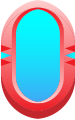
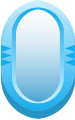
Layers edited between the first and the second (75, 120) image:
painted on "Objeto inteligente vectorial" over [0, 0, 75, 119]
